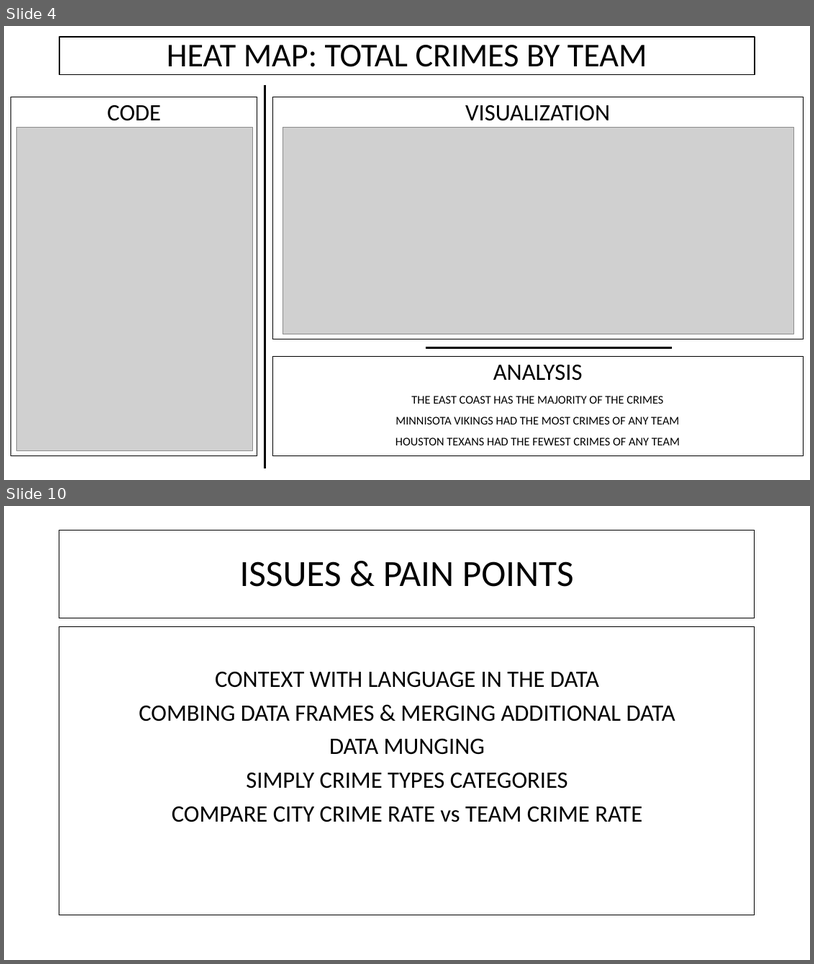
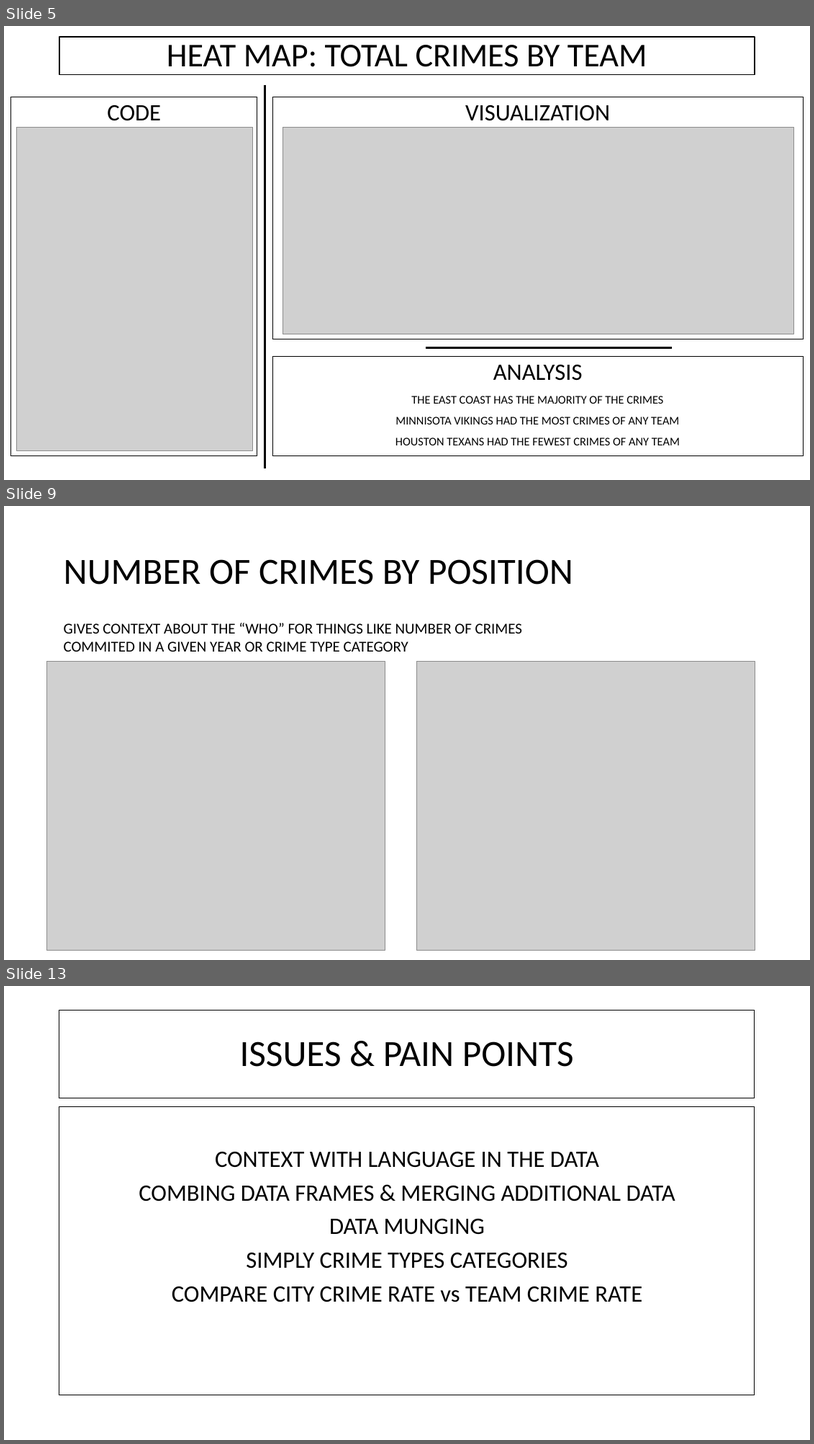
Before and after one commit to alecslaney/project2, a slide deck: CHADS_CODING/CRIME + NFL.pptx. Shown one above the other, each under a label of ours: slides 4 and 10 before the commit, slides 5, 9 and 13 after it; the slides between them are not shown. The pictures are 814x964 and 814x1444 pixels, drawn with LibreOffice and Linux fonts; fonts in the diff are those of the drawing; grey boxes stand for pictures. Boxes give left, top, right and bottom in pixels: in the first picture for what was removed or moved away, otherwise in the second. Text is boxed around its words. In the diff, an @@ line names an element or a change of style, - is before the commit and + after.

```diff
--- a/CHADS_CODING/CRIME + NFL.pptx
+++ b/CHADS_CODING/CRIME + NFL.pptx
@@ slide 9 added at bbox=[4, 506, 810, 960], background #FFFFFF @@
@@ title added at bbox=[64, 559, 574, 584], 44 pt, text #000000 @@
+NUMBER OF CRIMES BY POSITION
@@ text added at bbox=[64, 623, 522, 651], 18 pt, text #000000 @@
+GIVES CONTEXT ABOUT THE “WHO” FOR THINGS LIKE NUMBER OF CRIMES COMMITED IN A GIVEN YEAR OR CRIME TYPE CATEGORY
@@ picture added at bbox=[47, 662, 385, 950] @@
@@ picture added at bbox=[417, 662, 755, 950] @@
@@ what was slide 4 is now slide 5 @@
@@ what was slide 10 is now slide 13 @@
```
Also in this commit, not shown: 2 slides changed, 8 other slides added, 5 slides removed.
